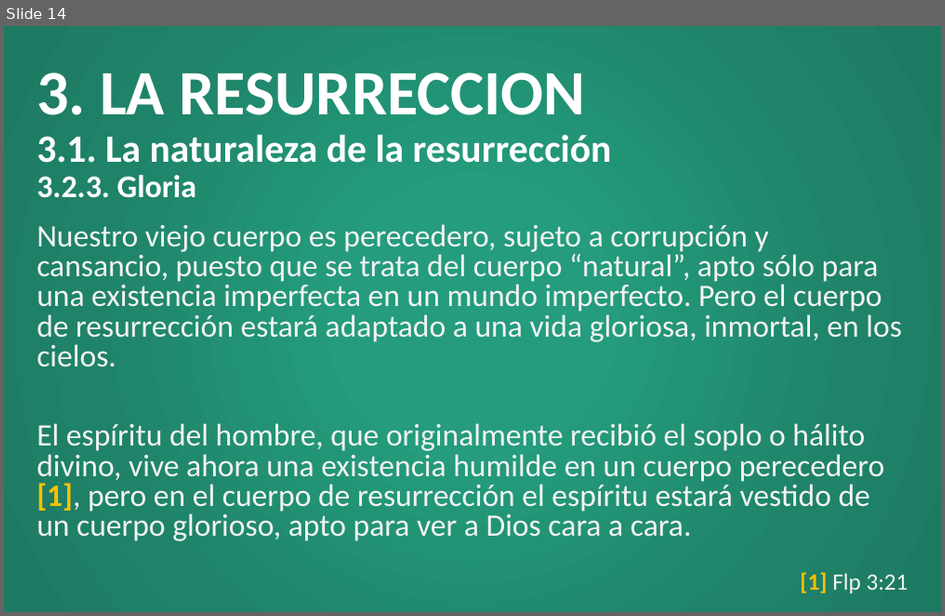
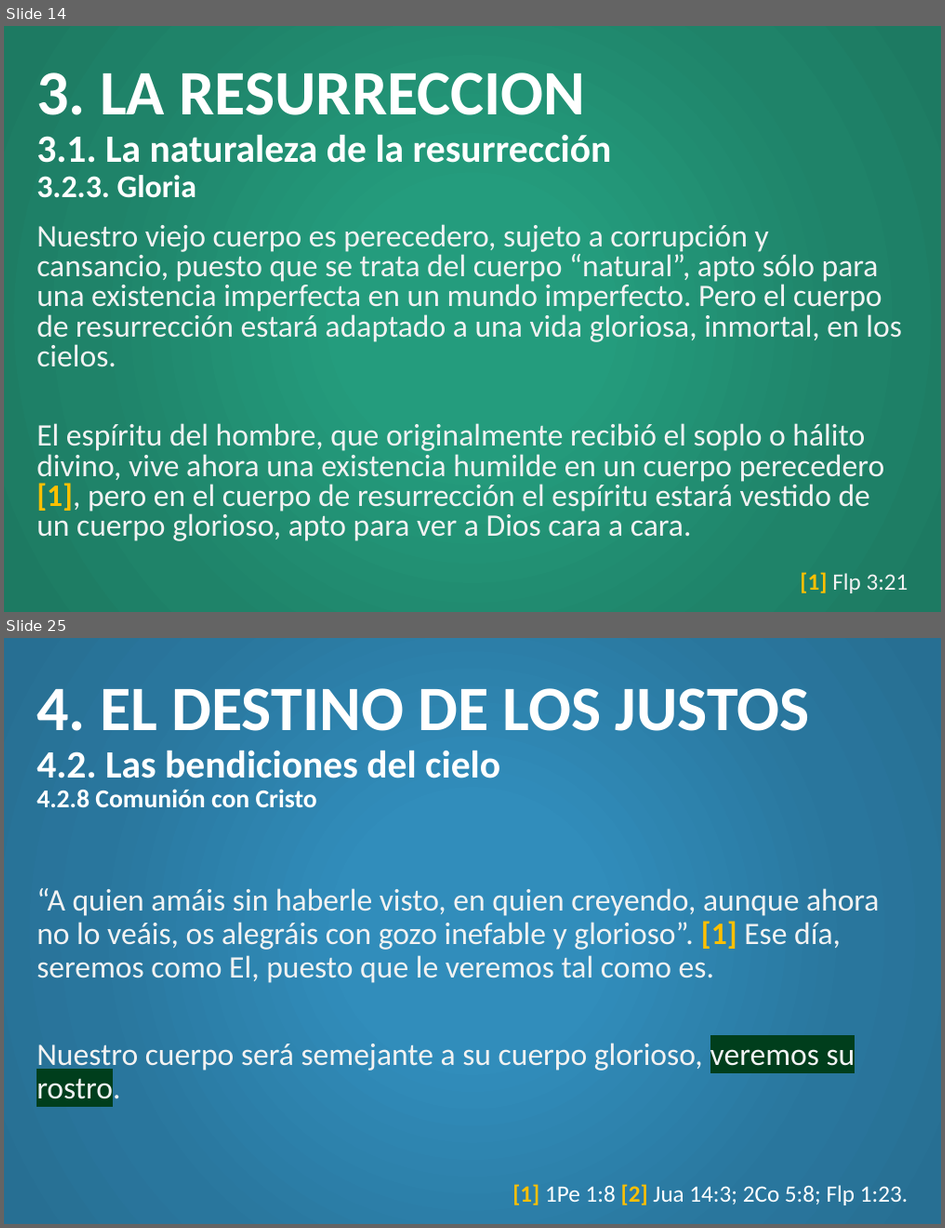
Before and after one commit to CreyTuning/documents, a slide deck: slideshow/Teologia Sistematica y Biblica - Myer Pearlman/Clases/10. Acontecimientos finales.pptx. Shown one above the other, each under a label of ours: slide 14 before the commit, slides 14 and 25 after it; the slides between them are not shown. The pictures are 945x616 and 945x1228 pixels, drawn with LibreOffice and Linux fonts; fonts in the diff are those of the drawing. Boxes give left, top, right and bottom in pixels: in the first picture for what was removed or moved away, otherwise in the second. Text is boxed around its words. In the diff, an @@ line names an element or a change of style, - is before the commit and + after.

```diff
--- a/slideshow/Teologia Sistematica y Biblica - Myer Pearlman/Clases/10. Acontecimientos finales.pptx
+++ b/slideshow/Teologia Sistematica y Biblica - Myer Pearlman/Clases/10. Acontecimientos finales.pptx
@@ slide 25 added at (x1=4, y1=638, x2=941, y2=1224), background gradient #318DBB to #29769D to #276F93 @@
@@ title added at (x1=37, y1=688, x2=809, y2=807), 29.7 pt, text #FFFFFF, bold @@
+4. EL DESTINO DE LOS JUSTOS
+4.2. Las bendiciones del cielo
+4.2.8 Comunión con Cristo
@@ text added at (x1=37, y1=888, x2=880, y2=1106), 24 pt, text #F2F2F2 @@
+“A quien amáis sin haberle visto, en quien creyendo, aunque ahora no lo veáis, os alegráis con gozo inefable y glorioso”. [1] Ese día, seremos como El, puesto que le veremos tal como es.
+Nuestro cuerpo será semejante a su cuerpo glorioso, veremos su rostro.
@@ text added at (x1=513, y1=1184, x2=908, y2=1205), 18 pt, text #FFFFFF @@
+[1] 1Pe 1:8 [2] Jua 14:3; 2Co 5:8; Flp 1:23.
```
Also in this commit, not shown: 20 other slides added, 2 other files.
